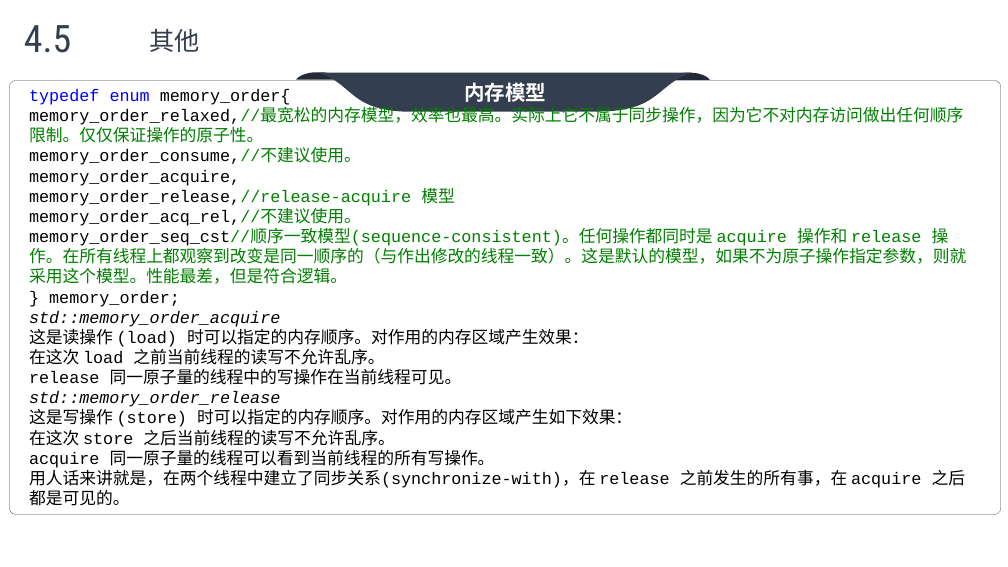
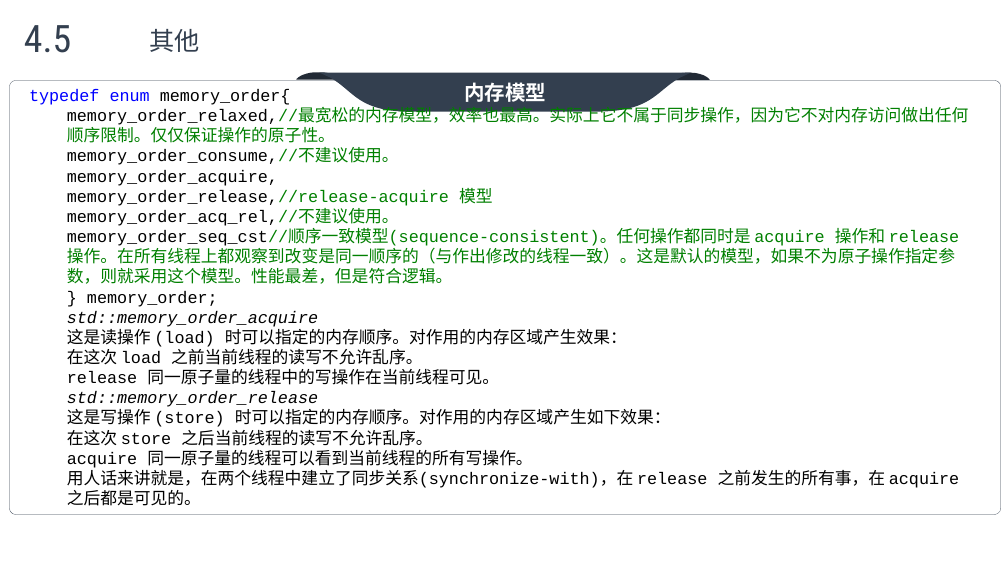
Before and after one commit to max4sharing/modern_cpp, a slide deck: slide 56 of C++11.pptx (slide 54 before the commit). Drawn at 1008x567 pixels with LibreOffice and Linux fonts; fonts in the diff are those of the drawing; background and template pictures are left out. Boxes give left, top, right and bottom in pixels: in the first picture for what was removed or moved away, otherwise in the second. Text is boxed around its words. In the diff, an @@ line names an element or a change of style, - is before the commit and + after.

```diff
--- a/C++11.pptx
+++ b/C++11.pptx
@@ text at (67,109,969,284): list level 1 to 2 in "memory_order_relaxed,//最宽松的内存模型，效率也最高。实际上它不属于同步操作，因为它不对内存访问做 ..."; list level 1 to 2 in "memory_order_consume,//不建议使用。"; list level 1 to 2 in "memory_order_acquire,"; list level 1 to 2 in "memory_order_release,//release-acquire 模型"; list level 1 to 2 in "memory_order_acq_rel,//不建议使用。"; list level 1 to 2 in "memory_order_seq_cst//顺序一致模型(sequence-consistent)。任何操作都同时是 a ..." @@
```
Also in this commit, not shown: 5 other slides changed, 5 slides added.
